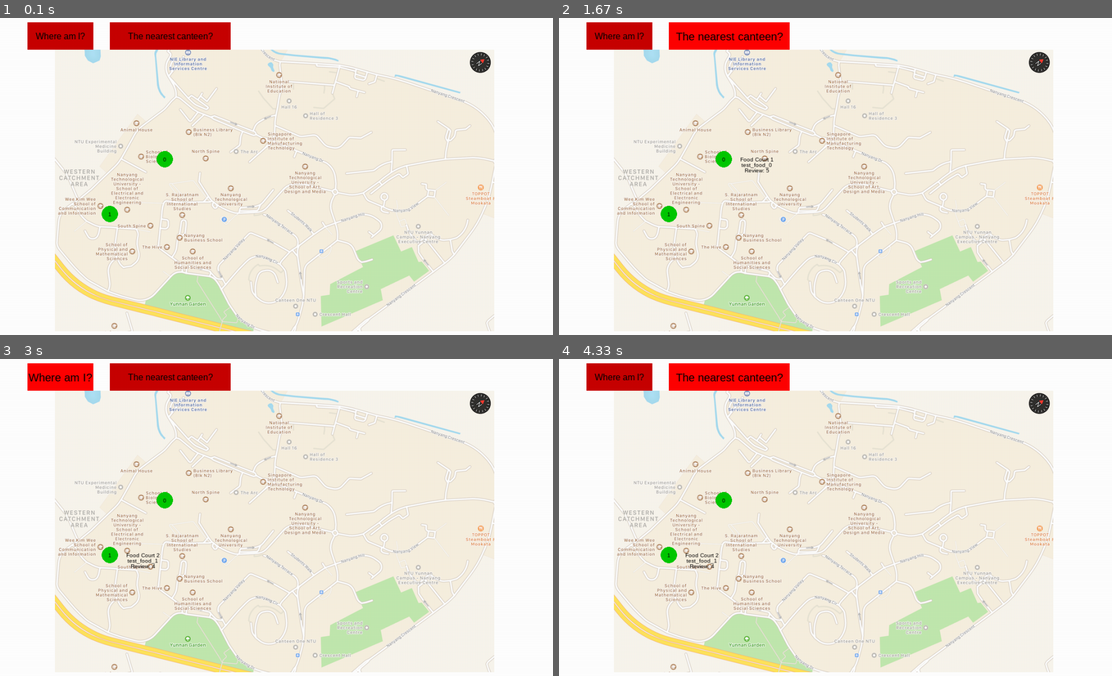
Above: before the commit, frames 1-4 (two rows, left to right).
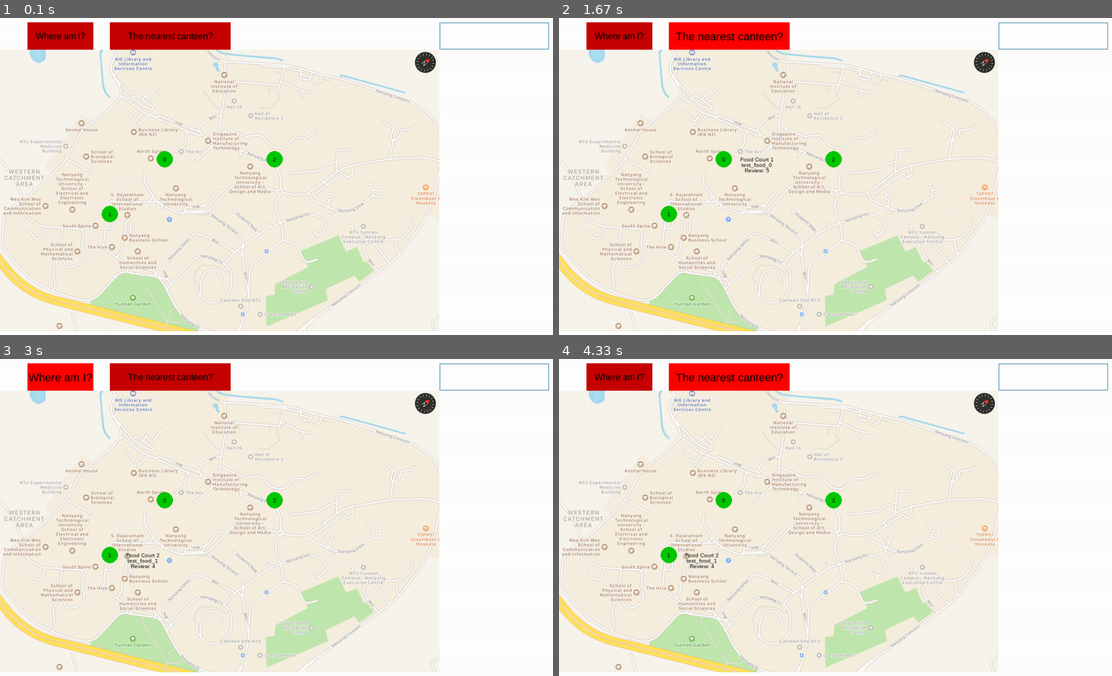
Above: after the commit, the same moments.

Repository: flint-xf-fan/CZ1003
Game: pygame game, started from app.py
Same seed, same stepped clock (60 frames per second), same inputs: the game is played once before the commit and once after it.
Inputs (mouse positions are in pixels of both pictures, inside the frame that each line leads up to):
- Up to frame 1 (0.1 s): no input
- Up to frame 2 (1.67 s): click (1051, 37) at 0.38 s; tap Enter at 0.67 s; click "0" at 1.05 s; click (691, 46) at 1.38 s
- Up to frame 3 (3 s): click (293, 400) at 1.72 s; click "1" at 2.05 s; click "Where am I?" at 2.88 s
- Up to frame 4 (4.33 s): click (990, 498) at 3.22 s; click "The nearest canteen?" at 4.05 s

The runs differ from the first frame. In frame 1, 23% of the frame differs, in the area x 0-100%, y 1-99%; in frame 2, 23%; in frame 3, 23%; in frame 4, 23%.

Commit message:
added input box; implemented get_nearest_canteen function

Diff:
--- a/app.py
+++ b/app.py
@@ -3,7 +3,7 @@
 import math
 import pandas as pd
 
-from canteen_class import Canteen
+from canteen_class import Canteen, InputBox
 
 ##### application configuration #####
 FPS = 60
@@ -20,14 +20,6 @@
 CANTEENS_PATH = 'assets/canteens.csv'
 MAP_PATH = 'assets/NTUCampus_google.png'
 
-# # to be discarded
-# def text_objects(text, font):
-#     textSurface = font.render(text, True, BLACK)
-#     return textSurface, textSurface.get_rect()
-            # button_text = pygame.font.Font("freesansbold.ttf", button_h//3)
-        # textSurf, textRect = text_objects("Where am I?", button_text) ## maybe wrap those as a function
-        # textRect.center = (button_x+(button_w//2), button_y+(button_h//2))
-        # screen.blit(textSurf, textRect)
 
 def draw_text(screen, pos, text, size=5, color=BLACK):
     # text_surface = pygame.font.Font(font, size).render(text, True, color)
@@ -41,6 +33,9 @@
 def get_user_pos(screen, time):
     """
     Makes the program halt for 'time' seconds or until the user performs the action.
+
+    ToDo:
+        * limit the user to only click any point within the map.
     """
     clock = pygame.time.Clock()
     waiting = True
@@ -54,13 +49,14 @@
                 print('Your position is:', user_pos)
                 #
                 return user_pos
-                waiting = False
-                break
+                # waiting = False
+                # break
 
         if time <= 0:
             waiting = False
 
-def distance_a_b(pos_a, pos_b):
+
+def get_distance_a_b(pos_a, pos_b):
     """ computes the absolute distance between pos_a and pos_b
     args:
         pos_a: (x, y) coords of a
@@ -70,6 +66,17 @@
     """
     return math.sqrt((pos_b[1] - pos_a[1])**2 + (pos_b[0] - pos_a[0])**2)
 
+def get_nearest_canteen(user_pos, canteens_list):
+    min_distance = float('inf')
+    # min_dist_canteen = canteens_list[0].name
+    for canteen in canteens_list:
+        d = get_distance_a_b(user_pos, canteen.pos)
+        if d < min_distance:
+            min_dist_canteen = canteen
+            min_distance = d
+    return min_dist_canteen
+
+
 def read_canteens(df):
     """
     args:
@@ -116,6 +123,11 @@
 
     return canteenButton_list
 
+def get_user_input():
+    """
+    """
+    pass
+
 
 
 ##### main program #####
@@ -135,9 +147,10 @@
 
 
     map_img = pygame.image.load(MAP_PATH)
-    map_x = 100 # maybe move up later
+
+    # maybe move up or move to a separate configure file
+    map_x = 0
     map_y = 100
-
 
     button_getUserPos_x = 50
     button_getUserPos_y = 50
@@ -151,11 +164,17 @@
     button_getNearestCanteen_h = 50
     button_getNearesrCanteen = pygame.Rect(button_getNearestCanteen_x, button_getNearestCanteen_y, button_getNearestCanteen_w, button_getNearestCanteen_h)  # creates a rect object
 
+    ## box input
+    box_getUserInput_coords = [800, 50, 300, 50]
+    box_getUserInput = InputBox(box_getUserInput_coords[0],box_getUserInput_coords[1],box_getUserInput_coords[2],box_getUserInput_coords[3])
+
     # Loop until the user clicks the close button.
     done = False
     dt = pygame.time.Clock().tick(FPS) / 1000
     while not done:
-        for event in pygame.event.get():
+
+        events = pygame.event.get()
+        for event in events:
             if event.type == pygame.QUIT:
                 done = True
 
@@ -167,6 +186,16 @@
                 if button_getUserPos.collidepoint(mouse_pos):
                     # ask the user to click a position on the map and store it for later use
                     user_pos = get_user_pos(screen, 10)
+
+                # check if mouse position is over the get_user_pos button
+                if button_getNearesrCanteen.collidepoint(mouse_pos):
+                    try:
+                        assert 'user_pos' in locals()
+                        print("The nearest canteen to your position is:", get_nearest_canteen(user_pos, canteens_list).name)
+                        pass
+                    except:
+                        print('You have not input your position yet.')
+
 
                 # check if mouse position is over one of the canteen buttons(circle)
                 if 'canteen_buttons' in locals():
@@ -180,15 +209,17 @@
                             print(canteens_list[i].name)
                             # draw_text(screen, (canteen_pos_temp[0]+20, canteen_pos_temp[1]), canteen_name_temp, 10, BLACK)
 
-
+            box_getUserInput.handle_event(event)
         ##### clean the screen #####
         screen.fill(WHITE)
 
         ##### app logic #####
         ### test ###
-        # check if user_pos has been entered
-        if 'user_pos' in locals():
-            print(user_pos)
+
+
+        # Feed the box_input with events every frame
+        box_getUserInput.update()
+        box_getUserInput.draw(screen)
 
 
         ##### drawing code goes here #####
@@ -198,8 +229,6 @@
         canteen_buttons = draw_canteens(screen, canteens_list)
         ### show canteens information after user clicked the button/circle
         if 'canteen_pressed_id' in locals():
-
-
             id_temp = canteen_pressed_id
             canteen_name_temp = canteens_list[id_temp].name
             canteen_food_temp = canteens_list[id_temp].food_type
@@ -214,7 +243,7 @@
             if canteen_pressed_time <= 0:
                 del canteen_pressed_id
 
-        ### get_user_pos button ###
+        ### draw get_user_pos button ###
         mouse = pygame.mouse.get_pos()
         if button_getUserPos_x < mouse[0] < button_getUserPos_x+button_getUserPos_w and button_getUserPos_y < mouse[1] < button_getUserPos_y+button_getUserPos_h: # mouse hover the button
             pygame.draw.rect(screen, [255, 0, 0], button_getUserPos)
@@ -224,7 +253,7 @@
             draw_text(screen, (button_getUserPos_x+(button_getUserPos_w//2), button_getUserPos_y+(button_getUserPos_h//2)), "Where am I?", button_getUserPos_h//3, color=BLACK)
 
 
-        ### get_nearest_canteen button ###
+        ### draw get_nearest_canteen button ###
         if button_getNearestCanteen_x < mouse[0] < button_getNearestCanteen_x+button_getNearestCanteen_w and button_getNearestCanteen_y < mouse[1] < button_getNearestCanteen_y+button_getNearestCanteen_h: # mouse hover the button
             pygame.draw.rect(screen, [255, 0, 0], button_getNearesrCanteen)
             draw_text(screen, (button_getNearestCanteen_x+(button_getNearestCanteen_w//2), button_getNearestCanteen_y+(button_getNearestCanteen_h//2)), "The nearest canteen?", int(button_getNearestCanteen_h/2.5), color=BLACK)
@@ -233,7 +262,6 @@
             draw_text(screen, (button_getNearestCanteen_x+(button_getNearestCanteen_w//2), button_getNearestCanteen_y+(button_getNearestCanteen_h//2)), "The nearest canteen?", button_getNearestCanteen_h//3, color=BLACK)
 
 
-
         pygame.display.update()
         clock.tick(FPS)
         # print('Running test')
--- a/assets/canteens.csv
+++ b/assets/canteens.csv
@@ -1,3 +1,4 @@
 id,name,pos_x,pos_y,food_type,review
 0,Food Court 1,300,300,test_food_0,5
 1,Food Court 2,200,400,test_food_1,4
+2,TEST,500,300,test,2
--- a/canteen_class.py
+++ b/canteen_class.py
@@ -1,3 +1,5 @@
+import pygame as pg
+pg.init()
 class Canteen(object):
     def __init__(self, id, name, pos, food_type, review):
         self.id = id
@@ -6,3 +8,48 @@
         self.food_type = food_type
         self.review = review
         # more attributes to fill in
+
+COLOR_INACTIVE = pg.Color('lightskyblue3')
+COLOR_ACTIVE = pg.Color('dodgerblue2')
+FONT = pg.font.Font(None, 32)
+class InputBox(object):
+
+    def __init__(self, x, y, w, h, text=''):
+        self.rect = pg.Rect(x, y, w, h)
+        self.color = COLOR_INACTIVE
+        self.text = text
+        self.txt_surface = FONT.render(text, True, self.color)
+        self.active = False
+
+    def handle_event(self, event):
+        if event.type == pg.MOUSEBUTTONDOWN:
+            # If the user clicked on the input_box rect.
+            if self.rect.collidepoint(event.pos):
+                # Toggle the active variable.
+                self.active = not self.active
+            else:
+                self.active = False
+            # Change the current color of the input box.
+            self.color = COLOR_ACTIVE if self.active else COLOR_INACTIVE
+        if event.type == pg.KEYDOWN:
+            if self.active:
+                if event.key == pg.K_RETURN:
+                    print(self.text)
+                    self.text = ''
+                elif event.key == pg.K_BACKSPACE:
+                    self.text = self.text[:-1]
+                else:
+                    self.text += event.unicode
+                # Re-render the text.
+                self.txt_surface = FONT.render(self.text, True, self.color)
+
+    def update(self):
+        # Resize the box if the text is too long.
+        width = max(200, self.txt_surface.get_width()+10)
+        self.rect.w = width
+
+    def draw(self, screen):
+        # Blit the text.
+        screen.blit(self.txt_surface, (self.rect.x+5, self.rect.y+5))
+        # Blit the rect.
+        pg.draw.rect(screen, self.color, self.rect, 2)
